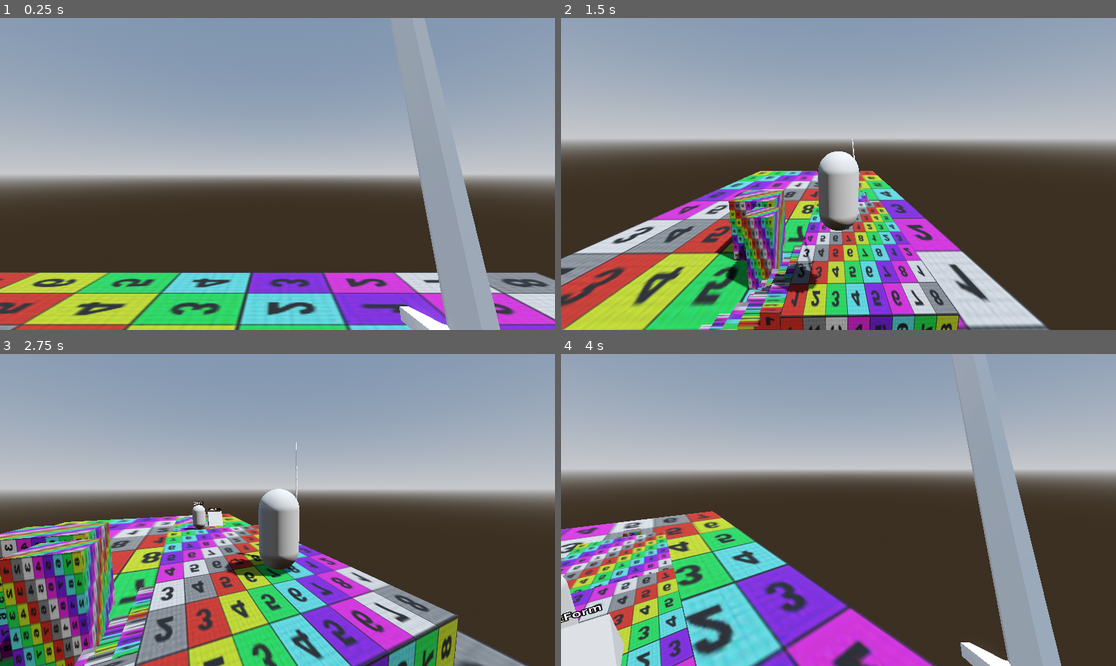
Above: before the commit, frames 1-4 (two rows, left to right).
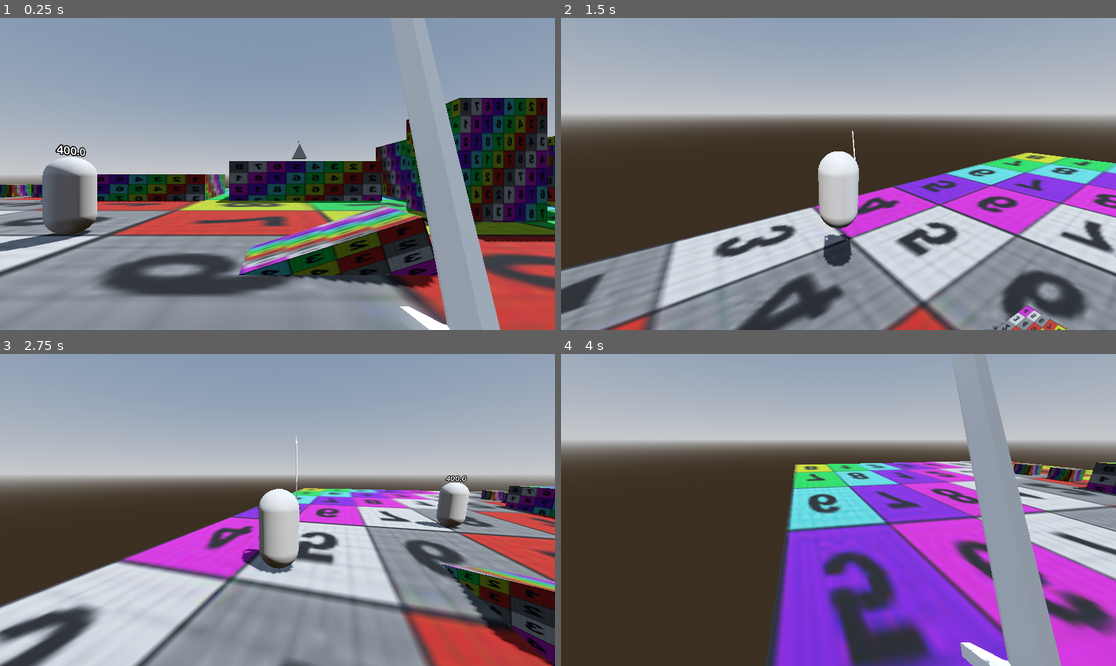
Above: after the commit, the same moments.

Repository: SamTheSagace/DonjonCrawler
Game: Godot game, scene res://scenes/game.tscn
The game is run twice, just before and just after one commit, with the same random seed, the same clock (stepped at 60 frames per second) and the same inputs.
Inputs (mouse positions are in pixels of both pictures, inside the frame that each line leads up to):
- Up to frame 1 (0.25 s): no input
- Up to frame 2 (1.5 s): tap Enter at 0.5 s; move the mouse to (960, 158) at 0.52 s; hold Right (right) 0.53-1.28 s; tap Middle mouse button (camera) at 0.6 s; click (960, 158) at 0.67 s; tap Space (jump) at 0.77 s; move the mouse to (810, 174) at 1.27 s; hold W (forward) from 1.28 s (still down); click (810, 174) at 1.35 s
- Up to frame 3 (2.75 s): keep holding W (forward); tap Space (jump) at 1.52 s; move the mouse to (288, 503) at 2.02 s; hold Shift (sneak) from 2.03 s (still down)
- Up to frame 4 (4 s): keep holding W (forward); move the mouse to (832, 516) at 2.77 s; release Shift (sneak) at 2.78 s; tap Alt (sprint) at 2.85 s; tap Space (jump) at 3.02, 3.77 s; move the mouse to (877, 513) at 3.52 s; tap Middle mouse button (camera) at 3.6 s

The runs differ from the first frame. In frame 1, 51% of the frame differs, in the area x 0-100%, y 25-100%; in frame 2, 56%; in frame 3, 56%; in frame 4, 60%, in the area x 0-100%, y 21-100%.

Commit message:
added loothurbox self delete, modified some test envi, upgrade now has a basic animation before disappearing

Diff:
--- a/Components/Characters/NPCs/Dummy/Dummy.tscn
+++ b/Components/Characters/NPCs/Dummy/Dummy.tscn
@@ -26,7 +26,7 @@
 shape = SubResource("CapsuleShape3D_0n3s4")
 
 [node name="HealthComponent" parent="." instance=ExtResource("3_1sesn")]
-Max_health = 200
+Max_health = 400
 
 [node name="WorldModel" type="Node3D" parent="."]
 
--- a/Components/Objects/Upgrades/lootHurtbox.gd
+++ b/Components/Objects/Upgrades/lootHurtbox.gd
@@ -9,4 +9,4 @@
 		var character = area.get_parent()
 		if character is Player:
 			emit_signal("loot_hurtbox",character)
-	 # Replace with function body.
+		self.queue_free()
--- a/Components/Objects/Upgrades/upgrade.gd
+++ b/Components/Objects/Upgrades/upgrade.gd
@@ -1,6 +1,7 @@
 extends Node3D
 @export var upgrade: BasePlayerUpgrade
 # Called when the node enters the scene tree for the first time.
+var time_in_seconds = .2
 func _ready() -> void:
 	%Label3D.text = upgrade.upgrade_name
 	for child in get_children():
@@ -8,10 +9,11 @@
 			child.loot_hurtbox.connect(_on_touch_loot)
 	pass # Replace with function body.
 
+
 func _on_touch_loot(character: Player):
 	character.add_upgrade(upgrade)
-	print(character.upgrades)
-	print("upgraded with ", upgrade.upgrade_name)
+	self.global_position += Vector3(0,1,0)
+	await get_tree().create_timer(time_in_seconds).timeout
 	self.queue_free()
 # Called every frame. 'delta' is the elapsed time since the previous frame.
 func _process(delta: float) -> void:
--- a/project.godot
+++ b/project.godot
@@ -14,6 +14,11 @@
 run/main_scene="res://scenes/game.tscn"
 config/features=PackedStringArray("4.5", "Forward Plus")
 config/icon="res://icon.svg"
+
+[display]
+
+window/size/viewport_width=1920
+window/size/viewport_height=1080
 
 [editor_plugins]
 
--- a/scenes/game.gd
+++ b/scenes/game.gd
@@ -9,7 +9,7 @@
 # Called every frame. 'delta' is the elapsed time since the previous frame.
 func _process(delta):
 	pass
-
-func _input(event):
-	if Input.is_action_just_pressed("escape"):
-		get_tree().quit()
+#
+#func _input(event):
+	#if Input.is_action_just_pressed("escape"):
+		#get_tree().quit()
--- a/scenes/game.tscn
+++ b/scenes/game.tscn
@@ -34,11 +34,11 @@
 use_collision = true
 
 [node name="Player" parent="." instance=ExtResource("1_m7e2g")]
-transform = Transform3D(1, 0, 0, 0, 1, 0, 0, 0, 1, 0.346376, 4.56948, -4.59373)
+transform = Transform3D(1, 0, 0, 0, 1, 0, 0, 0, 1, -12.511, 0, 8.651)
 
 [node name="Dummy" parent="." instance=ExtResource("10_vtaks")]
-transform = Transform3D(-4.371139e-08, 0, 1, 0, 1, 0, -1, 0, -4.371139e-08, -12.01987, 3.2144299, -5.3425508)
+transform = Transform3D(-4.371139e-08, 0, 1, 0, 1, 0, -1, 0, -4.371139e-08, -17.799, 0, 3.365)
 
 [node name="Upgrade" parent="." instance=ExtResource("4_lbhrr")]
-transform = Transform3D(1, 0, 0, 0, 1, 0, 0, 0, 1, -9.657654, 3.86053, -6.2668333)
+transform = Transform3D(1, 0, 0, 0, 1, 0, 0, 0, 1, -10.944503, 2.6498623, -5.764915)
 upgrade = ExtResource("6_p57ef")
--- a/scenes/parkour_testV1.tscn
+++ b/scenes/parkour_testV1.tscn
@@ -7,81 +7,81 @@
 material_override = ExtResource("2_s7xvq")
 
 [node name="CSGStairMaker3D" parent="." instance=ExtResource("1_1nrep")]
-transform = Transform3D(-4.37114e-08, 0, 1, 0, 1, 0, -1, 0, -4.37114e-08, 3.76837, 2.56854, -0.421568)
+transform = Transform3D(-4.37114e-08, 0, 1, 0, 1, 0, -1, 0, -4.37114e-08, 3.76837, 1.6855102, -0.421568)
 material_override = ExtResource("2_s7xvq")
 use_collision = true
 size = Vector3(6, 4, 1.216)
 num_stairs = 10
 
 [node name="CSGStairMaker3D2" parent="." instance=ExtResource("1_1nrep")]
-transform = Transform3D(-4.37114e-08, 0, 1, 0, 1, 0, -1, 0, -4.37114e-08, 1.5571, 1.77606, -1.05753)
+transform = Transform3D(-4.37114e-08, 0, 1, 0, 1, 0, -1, 0, -4.37114e-08, 1.5571, 0.89303005, -1.05753)
 material_override = ExtResource("2_s7xvq")
 use_collision = true
 size = Vector3(5, 5.3623, 1.21623)
 num_stairs = 10
 
 [node name="CSGStairMaker3D3" parent="." instance=ExtResource("1_1nrep")]
-transform = Transform3D(-4.37114e-08, 0, 1, 0, 1, 0, -1, 0, -4.37114e-08, 2.76407, 2.29022, -1.05753)
+transform = Transform3D(-4.37114e-08, 0, 1, 0, 1, 0, -1, 0, -4.37114e-08, 2.76407, 1.4071901, -1.05753)
 material_override = ExtResource("2_s7xvq")
 use_collision = true
 size = Vector3(5, 4.33398, 1.21623)
 num_stairs = 10
 
 [node name="CSGBox3D9" type="CSGBox3D" parent="."]
-transform = Transform3D(1, 0, 0, 0, 1, 0, 0, 0, 1, 4, 0.718215, 2.91765)
+transform = Transform3D(1, 0, 0, 0, 1, 0, 0, 0, 1, 4, -0.16481495, 2.91765)
 material_override = ExtResource("2_s7xvq")
 size = Vector3(1, 0.5, 0.5)
 
 [node name="CSGBox3D" type="CSGBox3D" parent="."]
-transform = Transform3D(1, 0, 0, 0, 1, 0, 0, 0, 1, 0, 0.815448, -5.5879)
+transform = Transform3D(1, 0, 0, 0, 1, 0, 0, 0, 1, 0, -0.06758195, -5.5879)
 material_override = ExtResource("2_s7xvq")
 use_collision = true
 size = Vector3(9.02344, 7.50806, 4.45813)
 
 [node name="CSGBox3D3" type="CSGBox3D" parent="."]
-transform = Transform3D(1, 0, 0, 0, 1, 0, 0, 0, 1, -10.79, 0.530834, -5.5879)
+transform = Transform3D(1, 0, 0, 0, 1, 0, 0, 0, 1, -10.79, -0.35219592, -5.5879)
 material_override = ExtResource("2_s7xvq")
 use_collision = true
 size = Vector3(9.02344, 5.36719, 4.45813)
 
 [node name="CSGBox3D4" type="CSGBox3D" parent="."]
-transform = Transform3D(1, 0, 0, 0, 1, 0, 0, 0, 1, -21.2362, 0.135264, -5.5879)
+transform = Transform3D(1, 0, 0, 0, 1, 0, 0, 0, 1, -21.2362, -0.74776596, -5.5879)
 material_override = ExtResource("2_s7xvq")
 use_collision = true
 size = Vector3(9.02344, 4.57605, 4.45813)
 
 [node name="CSGBox3D5" type="CSGBox3D" parent="."]
-transform = Transform3D(1, 0, 0, 0, 1, 0, 0, 0, 1, -30.9985, -0.584683, -5.5879)
+transform = Transform3D(1, 0, 0, 0, 1, 0, 0, 0, 1, -30.9985, -1.4677129, -5.5879)
 material_override = ExtResource("2_s7xvq")
 use_collision = true
 size = Vector3(1.36548, 4.57605, 1.15796)
 
 [node name="CSGBox3D6" type="CSGBox3D" parent="."]
-transform = Transform3D(1, 0, 0, 0, 1, 0, 0, 0, 1, -28.3104, -0.584683, -5.5879)
+transform = Transform3D(1, 0, 0, 0, 1, 0, 0, 0, 1, -28.3104, -1.4677129, -5.5879)
 material_override = ExtResource("2_s7xvq")
 use_collision = true
 size = Vector3(1.36548, 4.57605, 1.15796)
 
 [node name="CSGBox3D7" type="CSGBox3D" parent="."]
-transform = Transform3D(1, 0, 0, 0, 1, 0, 0, 0, 1, -5.08121, 2.64159, 0.649159)
+transform = Transform3D(1, 0, 0, 0, 1, 0, 0, 0, 1, -5.08121, 1.7585602, 0.649159)
 material_override = ExtResource("2_s7xvq")
 use_collision = true
 size = Vector3(2.84094, 4.57605, 2.7771)
 
 [node name="CSGBox3D8" type="CSGBox3D" parent="."]
-transform = Transform3D(1, 0, 0, 0, 1, 0, 0, 0, 1, -1.78249, 2.64159, -0.777932)
+transform = Transform3D(1, 0, 0, 0, 1, 0, 0, 0, 1, -1.78249, 1.7585602, -0.777932)
 material_override = ExtResource("2_s7xvq")
 use_collision = true
 size = Vector3(1.61975, 4.57605, 1.44702)
 
 [node name="CSGBox3D2" type="CSGBox3D" parent="."]
-transform = Transform3D(0.954167, -0.299274, 0, 0.299274, 0.954167, 0, 0, 0, 1, -12.7189, 0.0547066, 4.92177)
+transform = Transform3D(0.954167, -0.299274, 0, 0.299274, 0.954167, 0, 0, 0, 1, -12.7189, -0.82832336, 4.92177)
 material_override = ExtResource("2_s7xvq")
 use_collision = true
 size = Vector3(5.84277, 1.78027, 1.16626)
 
 [node name="base" type="CSGBox3D" parent="."]
-transform = Transform3D(1, 0, 0, 0, 1, 0, 0, 0, 1, -16.7905, 0.815448, 0)
+transform = Transform3D(1, 0, 0, 0, 1, 0, 0, 0, 1, -16.791, 0, 0)
 material_override = ExtResource("2_s7xvq")
 use_collision = true
 size = Vector3(48.8803, 0.002, 27.9568)
